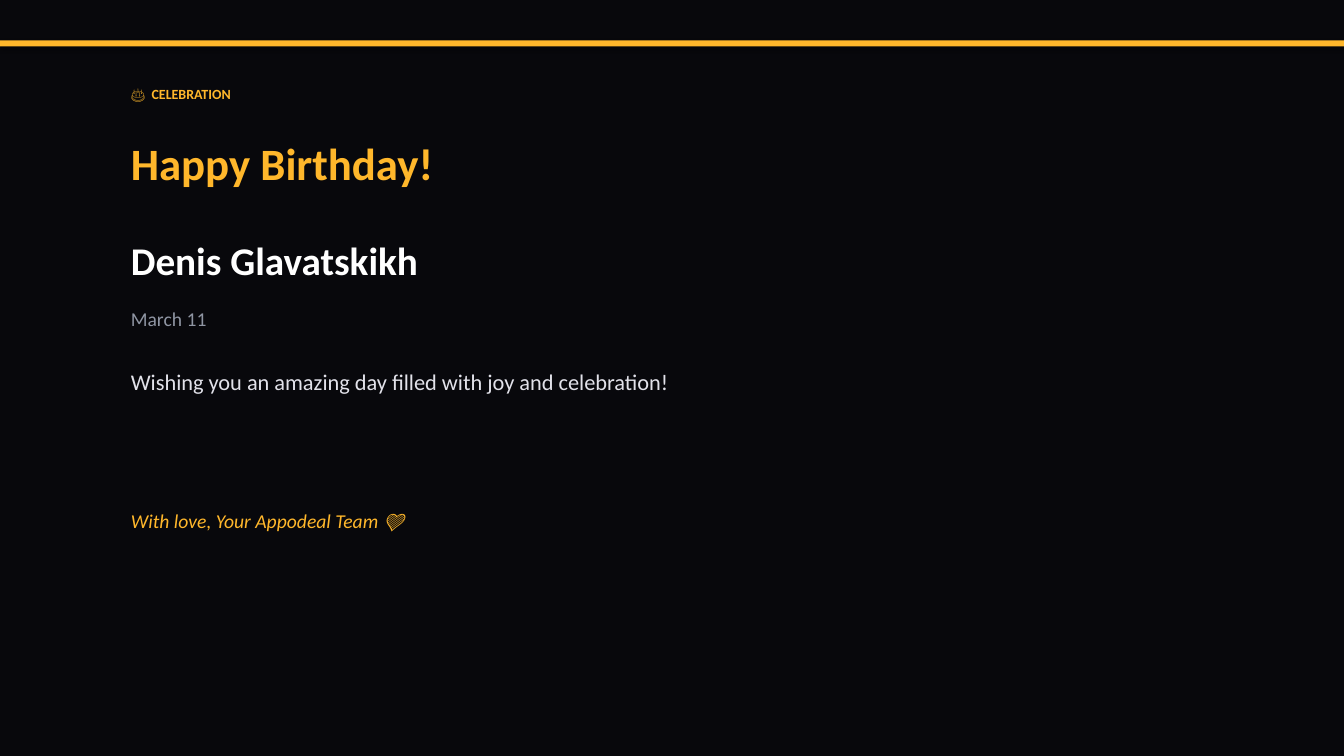
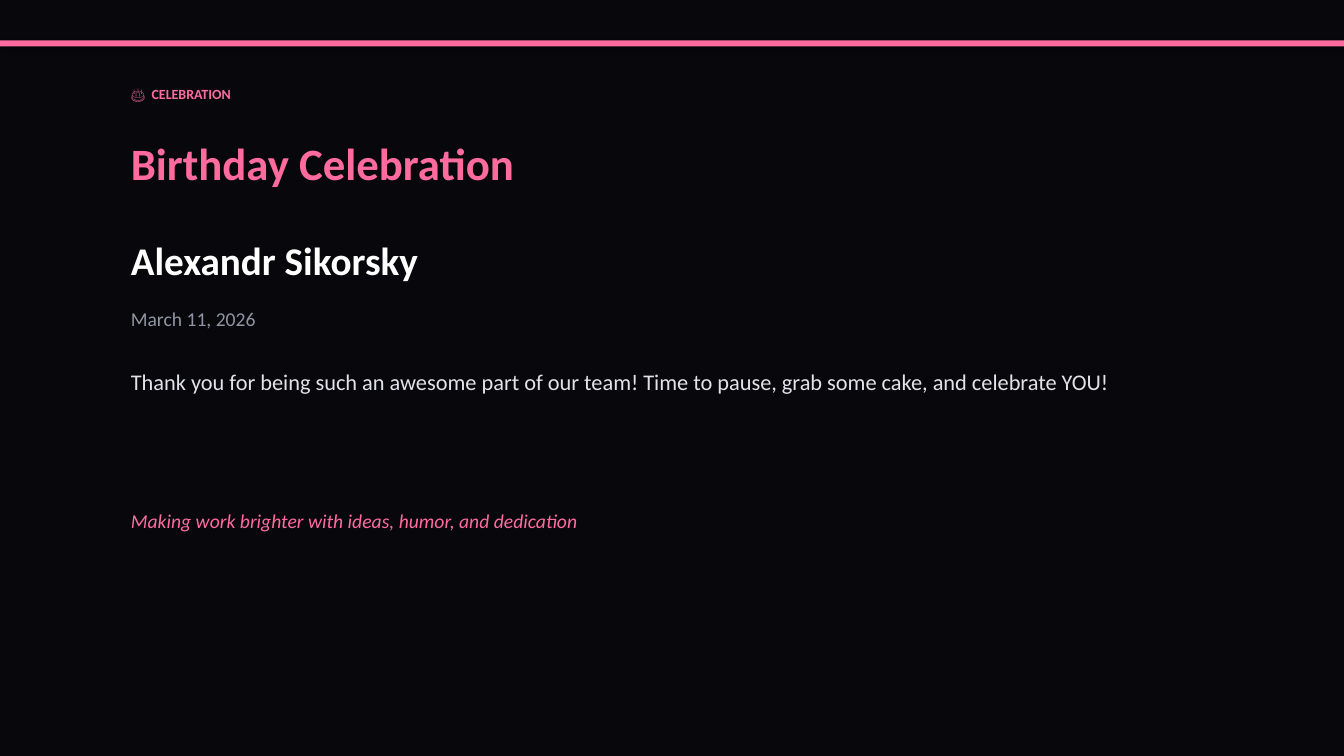
Before and after one commit to liliyagarifullina-maker/appodeal-pulse, a slide deck: slide 2 of data/archive/pulse_2026-03-11.pptx. Drawn at 1344x756 pixels with LibreOffice and Linux fonts; fonts in the diff are those of the drawing. Boxes give left, top, right and bottom in pixels: in the first picture for what was removed or moved away, otherwise in the second. Text is boxed around its words. In the diff, an @@ line names an element or a change of style, - is before the commit and + after.

```diff
--- a/data/archive/pulse_2026-03-11.pptx
+++ b/data/archive/pulse_2026-03-11.pptx
@@ rectangle at bbox=[0, 40, 1344, 46]: fill #FFB72B to #FF6B9D @@
@@ text "🎂 CELEBRATION" at bbox=[152, 90, 231, 99]: text colour #FFB72B to #FF6B9D @@
@@ text at bbox=[131, 148, 514, 187]: text changed; text colour #FFB72B to #FF6B9D @@
-Happy Birthday!
+Birthday Celebration
@@ text at bbox=[131, 247, 418, 281]: text changed @@
-Denis Glavatskikh
+Alexandr Sikorsky
@@ text at bbox=[131, 312, 256, 328]: text changed @@
-March 11
+March 11, 2026
@@ text at bbox=[131, 374, 1109, 394]: text changed @@
-Wishing you an amazing day filled with joy and celebration!
+Thank you for being such an awesome part of our team! Time to pause, grab some cake, and celebrate YOU!
@@ text at bbox=[131, 514, 577, 532]: text changed; text colour #FFB72B to #FF6B9D @@
-With love, Your Appodeal Team 💜
+Making work brighter with ideas, humor, and dedication
```
Also in this commit, not shown: 5 other slides changed, 14 slides added, 13 slides removed, 6 other files.
